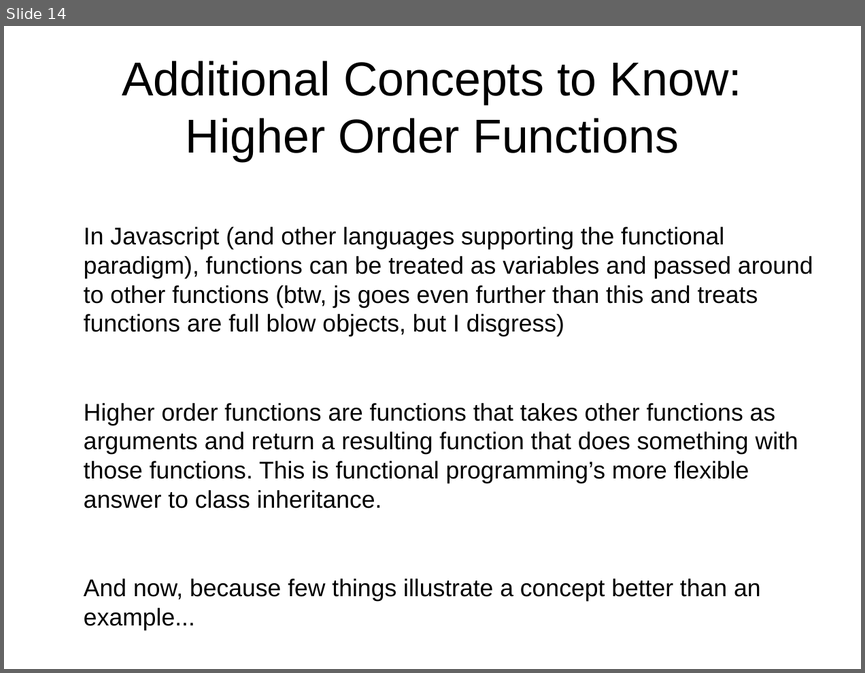
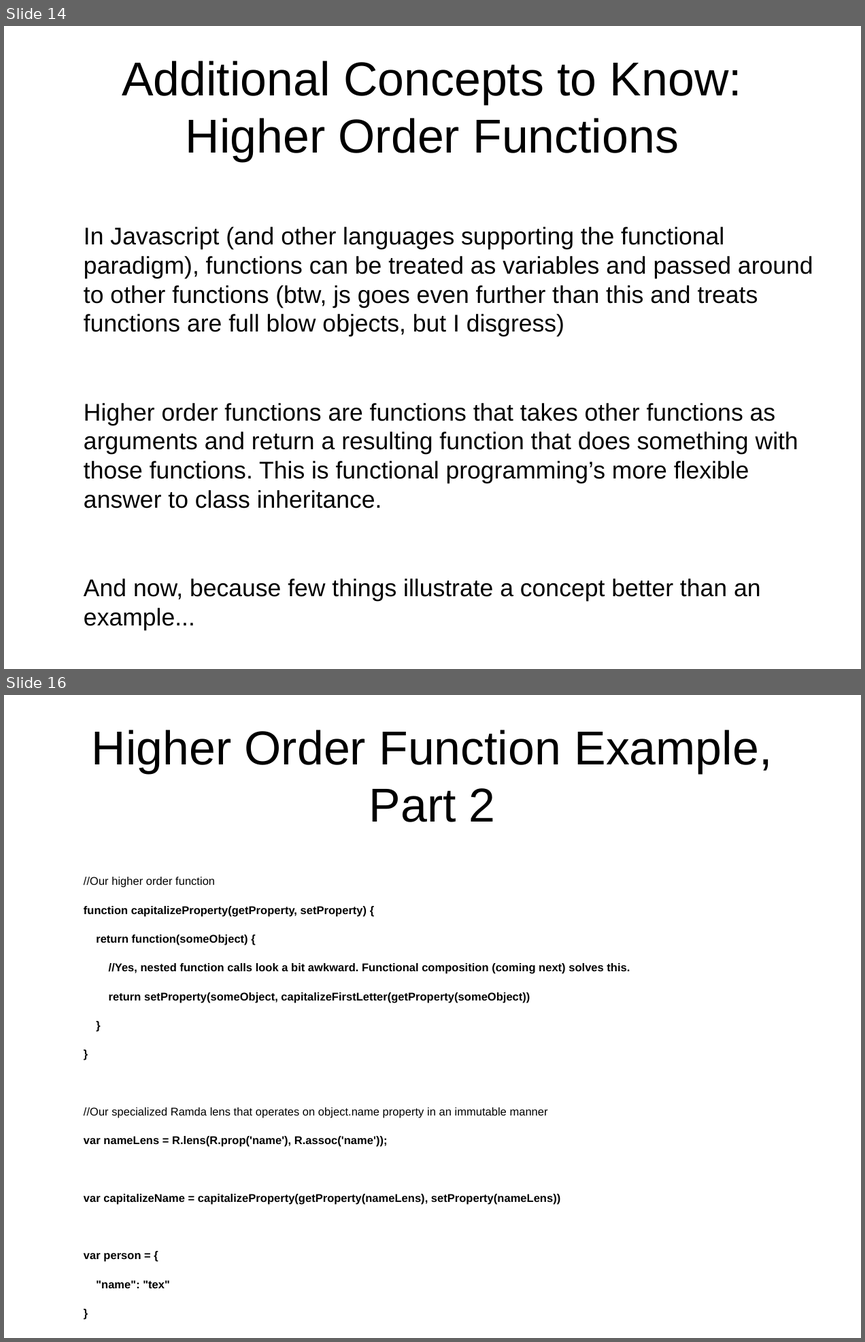
Before and after one commit to Magnitus-/FunctionalJsPresentation, a slide deck: Slides.odp. Shown one above the other, each under a label of ours: slide 14 before the commit, slides 14 and 16 after it; the slides between them are not shown. The pictures are 865x673 and 865x1342 pixels, drawn with LibreOffice and Linux fonts; fonts in the diff are those of the drawing. Boxes give left, top, right and bottom in pixels: in the first picture for what was removed or moved away, otherwise in the second. Text is boxed around its words. In the diff, an @@ line names an element or a change of style, - is before the commit and + after.

Commit message:
Split presentation examples across more slides

```diff
--- a/Slides.odp
+++ b/Slides.odp
@@ slide 16 added at bbox=[4, 695, 861, 1338], background #FFFFFF @@
@@ title added at bbox=[92, 730, 772, 822], 44 pt, text #000000 @@
+Higher Order Function Example, Part 2
@@ text added at bbox=[84, 877, 630, 1288], 10.4 pt, text #000000, bold @@
+//Our higher order function
+function capitalizeProperty(getProperty, setProperty) {
+return function(someObject) {
+//Yes, nested function calls look a bit awkward. Functional composition (coming next) solves this.
+return setProperty(someObject, capitalizeFirstLetter(getProperty(someObject))
+}
+}
+//Our specialized Ramda lens that operates on object.name property in an immutable manner
+var nameLens = R.lens(R.prop('name'), R.assoc('name'));
+var capitalizeName = capitalizeProperty(getProperty(nameLens), setProperty(nameLens))
+var person = {
+"name": "tex"
+}
+var personCopyWithCapitalizedName = capitalizeName(person)
```
Also in this commit, not shown: 9 slides changed, 4 other slides added.
